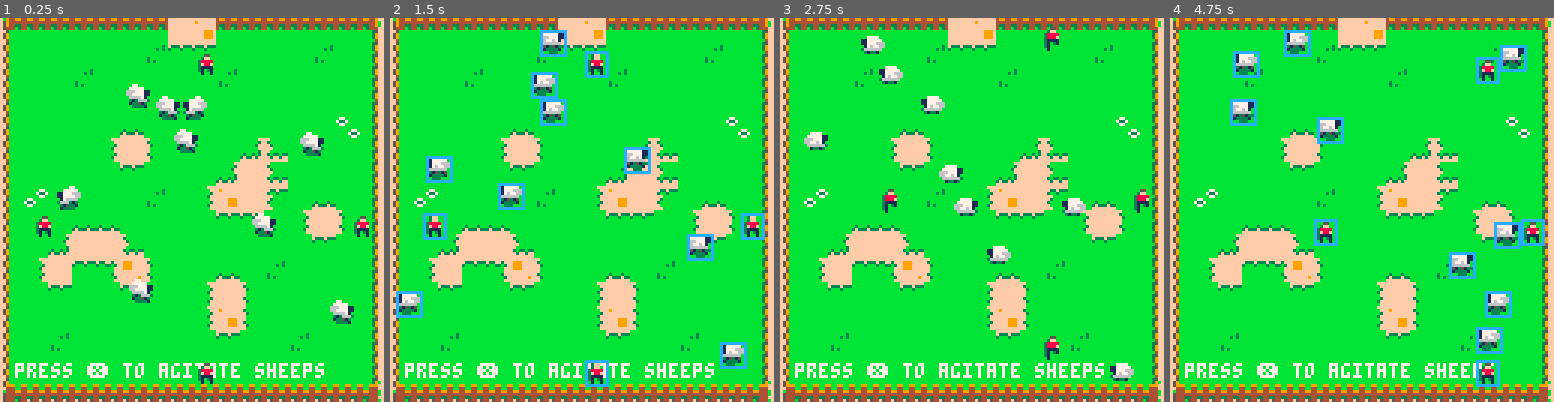
Above: before the commit, frames 1-4 (left to right).
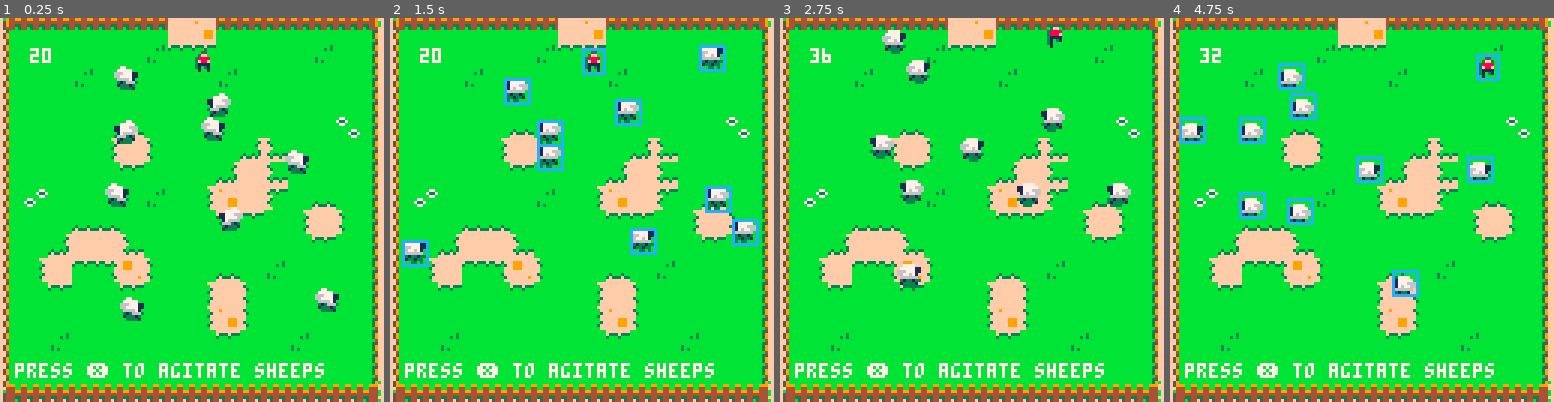
Above: after the commit, the same moments.

Repository: derpycoder/bull-sheep
Game: PICO-8 cartridge bull_sheep.p8
Same seed, same stepped clock (60 frames per second), same inputs: the game is played once before the commit and once after it.
Inputs:
- Up to frame 1 (0.25 s): no input
- Up to frame 2 (1.5 s): tap X (X key) at 0.33, 1.07 s; tap O (Z key) at 0.7 s
- Up to frame 3 (2.75 s): hold Right 1.6-2.1 s; tap O (Z key) at 1.7, 2.1, 2.5 s; tap X (X key) at 1.85 s; hold Up 2.15-2.42 s; hold Right from 2.47 s (still down)
- Up to frame 4 (4.75 s): tap O (Z key) every 0.4 s from 2.9 to 4.5 s; tap X (X key) at 2.97, 4.08 s; release Right at 3.03 s; hold Left 3.08-3.58 s; hold Down 3.63-3.97 s; hold Right 4.02-4.68 s; hold Up from 4.73 s (still down)

The runs differ from the first frame. In frame 1, 5.9% of the frame differs, in the area x 7-97%, y 7-96%; in frame 2, 9.3%, in the area x 1-98%, y 3-97%; in frame 3, 5.5%; in frame 4, 9.1%.

Commit message:
Streamlined Movement Logic

Diff:
--- a/bull_sheep.p8
+++ b/bull_sheep.p8
@@ -15,9 +15,6 @@
  game_objs = {}
 
  make_shepherd(64, 10)
- make_shepherd(10, 64)
- make_shepherd(120, 64)
- make_shepherd(64, 120)
 
  make_sheep(60, 40)
  make_sheep(30, 20)
@@ -30,7 +27,7 @@
  make_sheep(100, 90)
 end
 
-function _update()
+function _update60()
  local game_obj
 
  for game_obj in all(game_objs) do
@@ -77,7 +74,7 @@
  local sheep = make_game_obj("sheep", x, y, {
   width = 8,
   height = 8,
-  velocity = {rnd(4) - 2, rnd(2) - 1},
+  velocity = {rnd(2) - 1, rnd(1) - 0.5},
   sprite = 1,
   idle = {1, 7},
   update = function(self)
@@ -104,31 +101,20 @@
    end
   end,
   bounce = function(self)
-   -- rudimentary collision detection
-   if self.x >= 118 then
-    self.x = 117
+   if self.x <= 2 or 118 <= self.x then
+    self.x = mid(3, self.x, 117)
     self.velocity[1] = -self.velocity[1]
    end
 
-   if self.x <= 2 then
-    self.x = 3
-    self.velocity[1] = -self.velocity[1]
-   end
-
-   if self.y >= 115 then
-    self.y = 114
+   if self.y <= 2 or 115 <= self.y then
+    self.y = mid(2, self.y, 114)
     self.velocity[2] = -self.velocity[2]
    end
 
-   if self.y <= 2 then
-    self.y = 3
-    self.velocity[2] = -self.velocity[2]
-   end
-
   end,
   agitate = function(self)
-   self.velocity[1] = rnd(4) - 2
-   self.velocity[2] = rnd(2) - 1
+   self.velocity[1] = rnd(2) - 1
+   self.velocity[2] = rnd(1) - 0.5
   end,
   compare_hit_boxes = function(self)
    local target
@@ -137,11 +123,6 @@
     if target.name == "sheep" and self != target then
      if self:collides(target) then
       target:agitate()
-     end
-    end
-    if target.name == "shepherd" then
-     if self:collides(target) then
-      self:agitate()
      end
     end
    end
@@ -161,73 +142,57 @@
   walk = {32, 38},
   state = "idle",
   update = function(self)
+   local btn_dir = {x = false, y = false}
+
+   if btn(⬅️) then
+    self.velocity[1] = -0.5
+    btn_dir.x = true
+   end
+   if btn(➡️) then
+    self.velocity[1] = 0.5
+    btn_dir.x = true
+   end
+   if btn(⬆️) then
+    self.velocity[2] = -0.5
+    btn_dir.y = true
+   end
+   if btn(⬇️) then
+    self.velocity[2] = 0.5
+    btn_dir.y = true
+   end
+
+   if btn_dir.x or btn_dir.y then
+    if self.sprite < self.walk[1] or self.walk[2] < self.sprite then
+     self.sprite = self.walk[1]
+    end
+
+    self.state = "walk"
+   else
+    self.state = "idle"
+   end
+
+   if not btn_dir.x then
+     self.velocity[1] /= 2
+   end
+   if not btn_dir.y then
+    self.velocity[2] /= 2
+   end
+
+   if self.x <= 2 or 118 <= self.x then
+    self.x = mid(3, self.x, 117)
+   end
+
+   if self.y <= 2 or 115 <= self.y then
+    self.y = mid(3, self.y, 114)
+   end
+
    self.x += self.velocity[1]
    self.y += self.velocity[2]
 
-   -- standalone ifs
-   -- to allow free movements in all directions
-   if btn(⬅️) then
-    self.velocity[1]= -1
-   end
-   if btn(➡️) then
-    self.velocity[1] = 1
-   end
-   if btn(⬆️) then
-    self.velocity[2] = -1
-   end
-   if btn(⬇️) then
-    self.velocity[2] = 1
-   end
-
-   -- detect when none of the movement buttons are being
-   -- pressed
-   if not btn(⬆️) and
-      not btn(⬇️) and
-      not btn(⬅️) and
-      not btn(➡️) then
-    self.state = "idle"
-   end
-
-   -- prevent character drift,
-   -- by making making deltas 0
-   if not btn(⬆️) and
-      not btn(⬇️) then
-    self.velocity[2] = 0
-   end
-   if not btn(⬅️) and
-      not btn(➡️) then
-    self.velocity[1] = 0
-   end
-
-   -- walk animation cue
-   if self.state=="idle" then
-    if btnp(⬆️) or btnp(⬇️) or
-       btnp(➡️) or btnp(⬅️) then
-     self.sprite = self.walk[1]
-     self.state = "walk"
-    end
-   end
-
-   -- rudimentary collision detection
-   if self.x >= 118 then
-    self.x = 117
-   end
-
-   if self.x <= 2 then
-    self.x = 3
-   end
-
-   if self.y >= 115 then
-    self.y = 114
-   end
-
-   if self.y <= 2 then
-    self.y = 3
-   end
-
-   -- self:compare_hit_boxes()
+   self:compare_hit_boxes()
   end,
   draw = function(self)
+   print(self.sprite, 10, 10)
    spr(self.sprite, self.x, self.y)
   end,
   animate = function(self)
@@ -248,9 +213,7 @@
 
    for target in all(game_objs) do
     if target.name == "sheep" then
-     if self:overlaps(target) then
-      target:agitate()
-     end
+     self:collides(target)
     end
    end
   end
